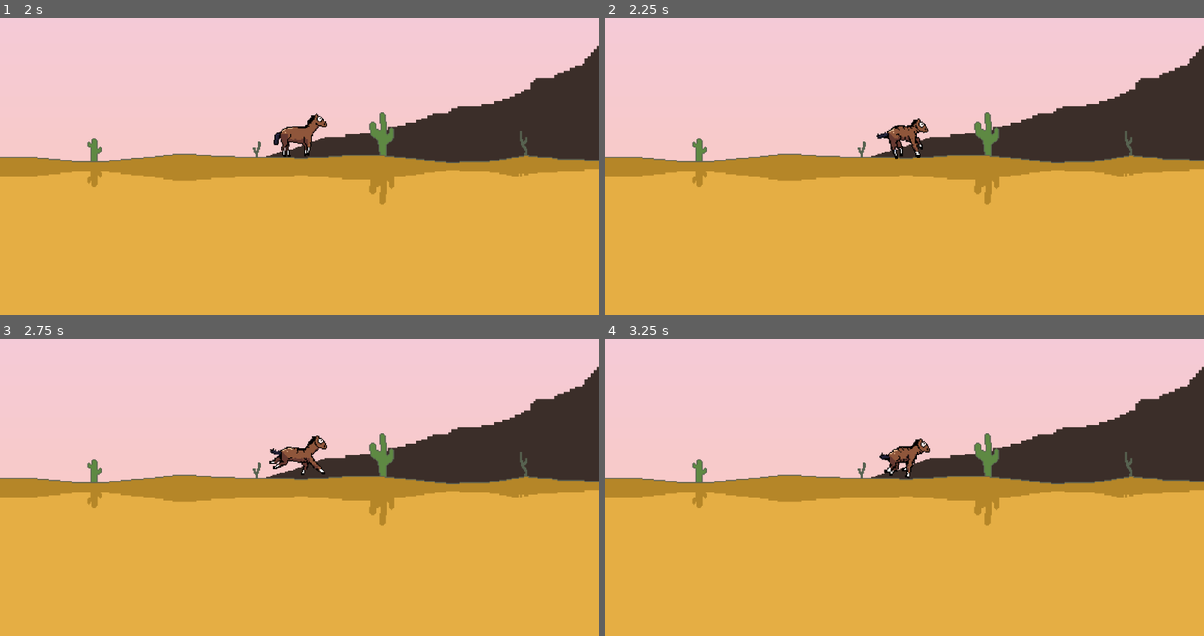
Above: before the commit, frames 1-4 (two rows, left to right).
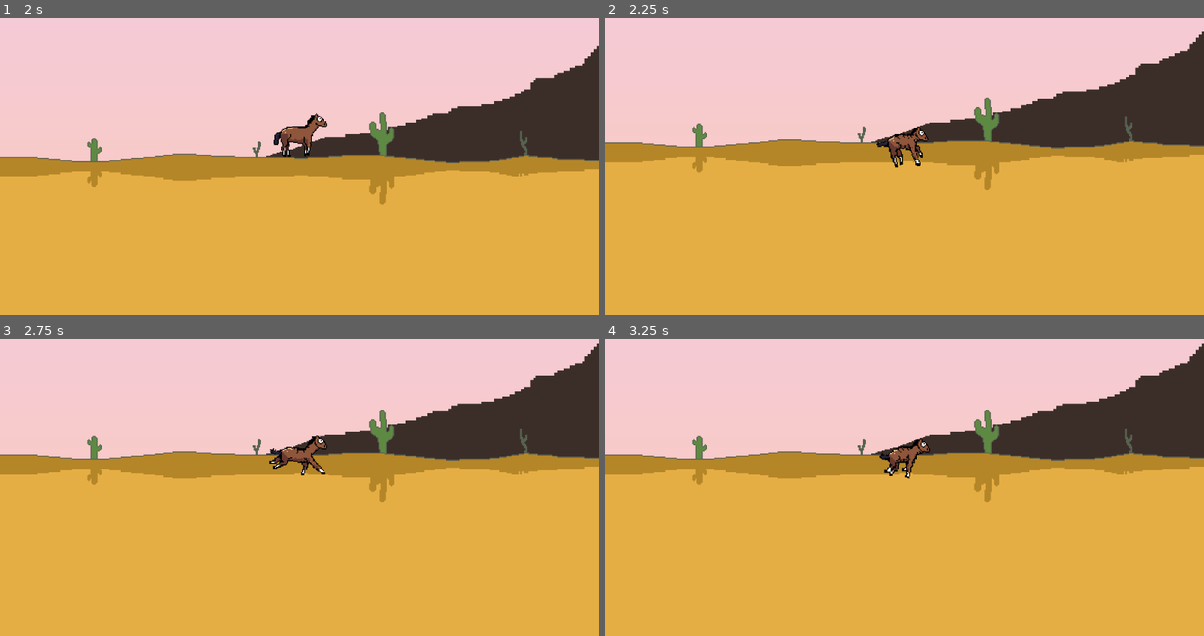
Above: after the commit, the same moments.

Repository: BrynMorcant/Horse_Loop_Game
Game: Godot game, scene res://Active Scenes/test_course.tscn
Two runs of this game, one before a commit and one after it. Both use one fixed random seed, a clock stepped at 60 frames per second and the inputs below.
Inputs:
- Up to frame 1 (2 s): tap Enter at 0.5 s; hold Space (Boost) 0.53-1.28 s; tap Space (Boost) at 1.35 s
- Up to frame 2 (2.25 s): hold S (Down) from 2.03 s (still down); hold Space (Boost) from 2.03 s (still down)
- Up to frame 3 (2.75 s): keep holding S (Down); keep holding Space (Boost)
- Up to frame 4 (3.25 s): release S (Down) at 2.78 s; release Space (Boost) at 2.78 s; tap Space (Boost) at 2.85 s

Frame 1 is identical in both runs. In frame 2, 13% of the frame differs, in the area x 0-100%, y 4-63%; in frame 3, 18%; in frame 4, 18%, in the area x 0-100%, y 1-63%.
Error before the commit: Parse Error: Expected expression after "!=" operator. (res://Scripts/HorseGravity.gd:7)

Commit message:
I DID IT I GOT THE HORSE TO BLOODY FALL
FUGG YEAH SUCK IT THE PAIN WAS WORTH IT! NEXT STOP ADDING AREA TRIGGERS SO IT ALL HAPPENS AUTOMATICALLY WHEN IT SHOULD!

Diff:
--- /dev/null
+++ b/Active Scenes/Draw_Circle.gd
@@ -0,0 +1,11 @@
+extends CharacterBody2D
+
+
+@export var radius: float = 50.0
+@export var color: Color = Color(1, 0, 0)
+
+func _draw():
+	draw_circle(Vector2.ZERO, radius, color)
+
+func _ready(): #code to redraw immediately
+	pass
--- a/Active Scenes/test_course.tscn
+++ b/Active Scenes/test_course.tscn
@@ -263,7 +263,6 @@
 
 [node name="Test_Horse" type="CharacterBody2D" parent="Path2D/PathFollow2D"]
 script = ExtResource("3_kkavk")
-gravity = null
 
 [node name="CollisionShape2D" type="CollisionShape2D" parent="Path2D/PathFollow2D/Test_Horse"]
 position = Vector2(0, -16.45)
--- a/Scripts/HorseGravity.gd
+++ b/Scripts/HorseGravity.gd
@@ -1,10 +1,16 @@
 extends CharacterBody2D
 
 @export var gravity: float = 1200.0
-@onready var my_daddy_is = get_node("Path2D")
+@export var falling = false
+
+@export var radius: float = 50.0
+@export var color: Color = Color(1, 0, 0)
+
+#func _draw():
+#	draw_circle(Vector2.ZERO, radius, color)
 
 func _physics_process(delta: float) -> void:
-	if get_parent() != :
+	if falling:
 		print("I'm trying to fall!")
 		if not is_on_floor():
 			print("Seriously I should be falling rn.")
@@ -12,4 +18,6 @@
 		else:
 			print("JK, I will never fall.")
 			velocity.y = 0.0
+			falling = false
+
 		move_and_slide()
--- a/Scripts/OnTheRailsHorsey.gd
+++ b/Scripts/OnTheRailsHorsey.gd
@@ -90,6 +90,7 @@
 	new_horse.queue_free()
 	horse.add_child(camera)
 	state_change("falling")
+	horse.falling = true
 func _process(delta):
 	if the_state_of_this_fucking_horse != "falling": #When Falling the horse should be free of player influence
 		if Input.is_action_just_pressed("Down"): #manual control to fall off of the loop for testing
Not shown, added: Active Scenes/Draw_Circle.gd.uid
